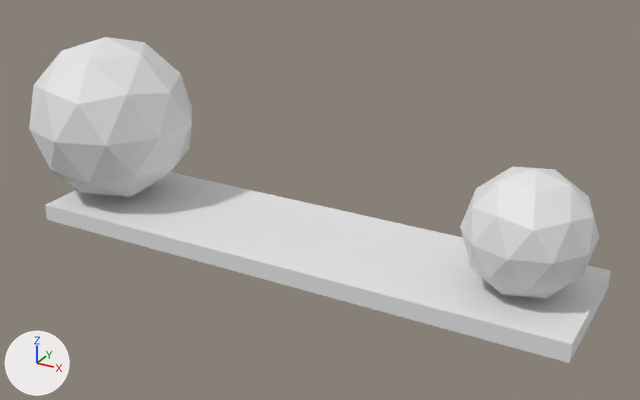
Renders of the glTF model public/models/plankL.glb from each side of a commit.
Before and after are seen from a camera (50 mm lens) standing at (1.4, -2.45, 1.4) and looking at (0.05, 0.0, 0.18). The lights are fixed; the arrows at lower left show +X, +Y and +Z. Where no turn or scale is listed for an object, it has been applied to the vertices.
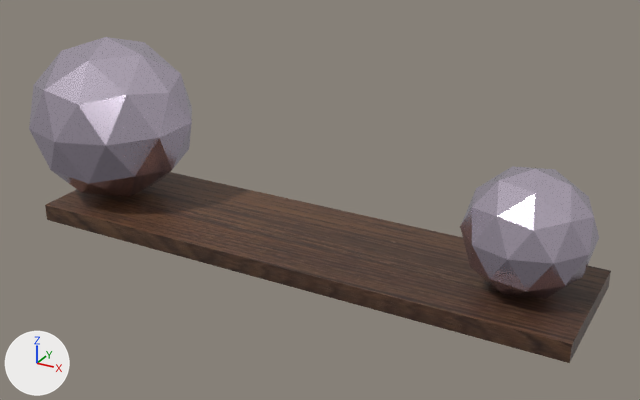
The change, as a list of edits to the scene's bpy script:
```text
Add img_pf_s125_ake7011_kuj8hbm1:
    img_pf_s125_ake7011_kuj8hbm1 = load_image('pf-s125-ake7011-kuj8hbm1', '_unpacked/pf-s125-ake7011-kuj8hbm1', 800, 533, 'sRGB')
Add mat_material_002:
    mat_material_002 = principled_material('Material.002')
    mat_material_002.base_color = (0.751, 0.661, 0.8)  # white #e1d4e7
    mat_material_002.metallic = 1.0
    mat_material_002.roughness = 0.201
Add mat_material_003:
    mat_material_003 = principled_material('Material.003')
    mat_material_003.texture = img_pf_s125_ake7011_kuj8hbm1
Change me_cube_002:
    where me_cube_002.from_pydata(...)  # 8 vertices, 12 faces; spans x -1.0..1.0, y -0.25..0.25, z -0.03..0.03
    add me_cube_002.materials.append(mat_material_003)  # picture img_pf_s125_ake7011_kuj8hbm1
Change me_icosphere:
    where me_icosphere.from_pydata(...)  # 42 vertices, 80 faces; spans x -0.296..0.296, y -0.311..0.311, z -0.311..0.311
    add me_icosphere.materials.append(mat_material_002)  # white #e1d4e7
Change me_icosphere_001:
    where me_icosphere_001.from_pydata(...)  # 42 vertices, 80 faces; spans x -0.197..0.197, y -0.208..0.208, z -0.208..0.208
    add me_icosphere_001.materials.append(mat_material_002)  # white #e1d4e7
```

Where the change shows, as pixel boxes [x1, y1, x2, y2] in the pictures (640 x 400 px):
'Cube.001', recoloured (white to brown)
    both: [45, 172, 611, 363]
'Icosphere', recoloured (white to grey)
    both: [29, 37, 192, 197]
'Icosphere.001', recoloured (white to grey)
    both: [460, 166, 599, 299]
